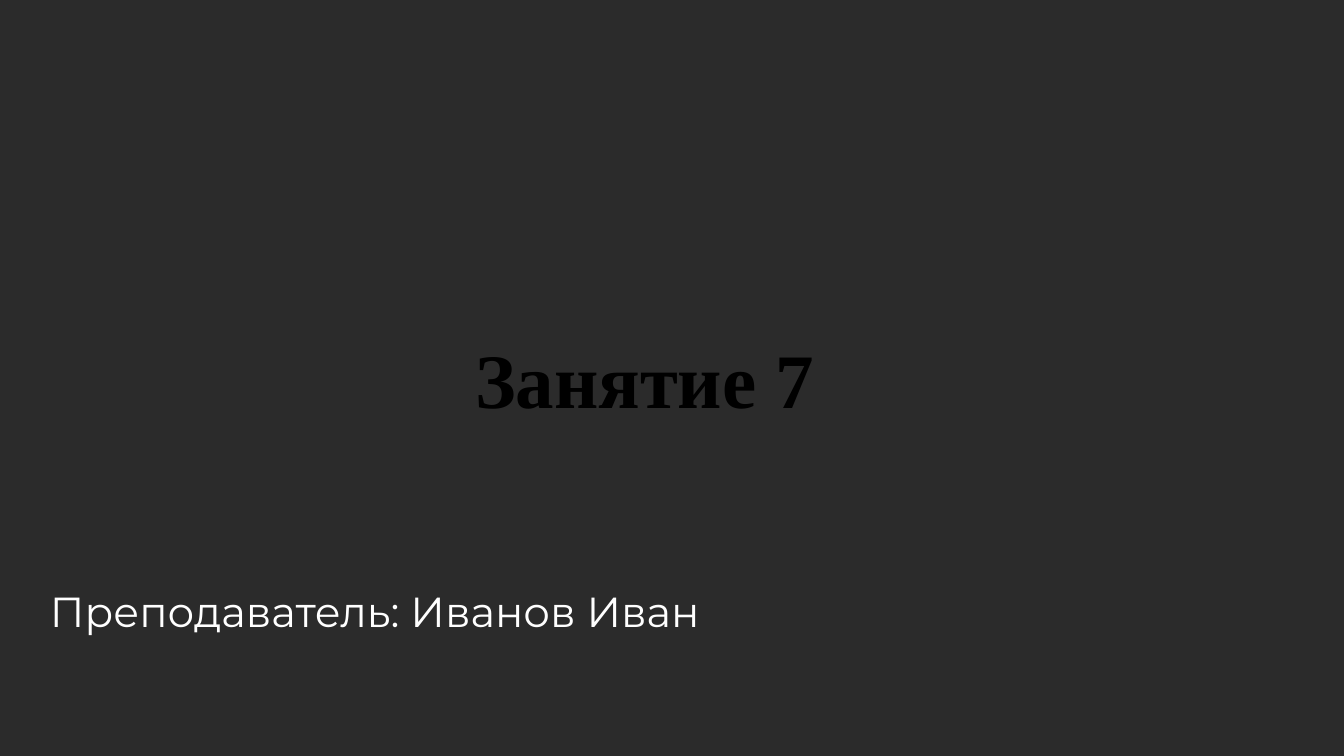
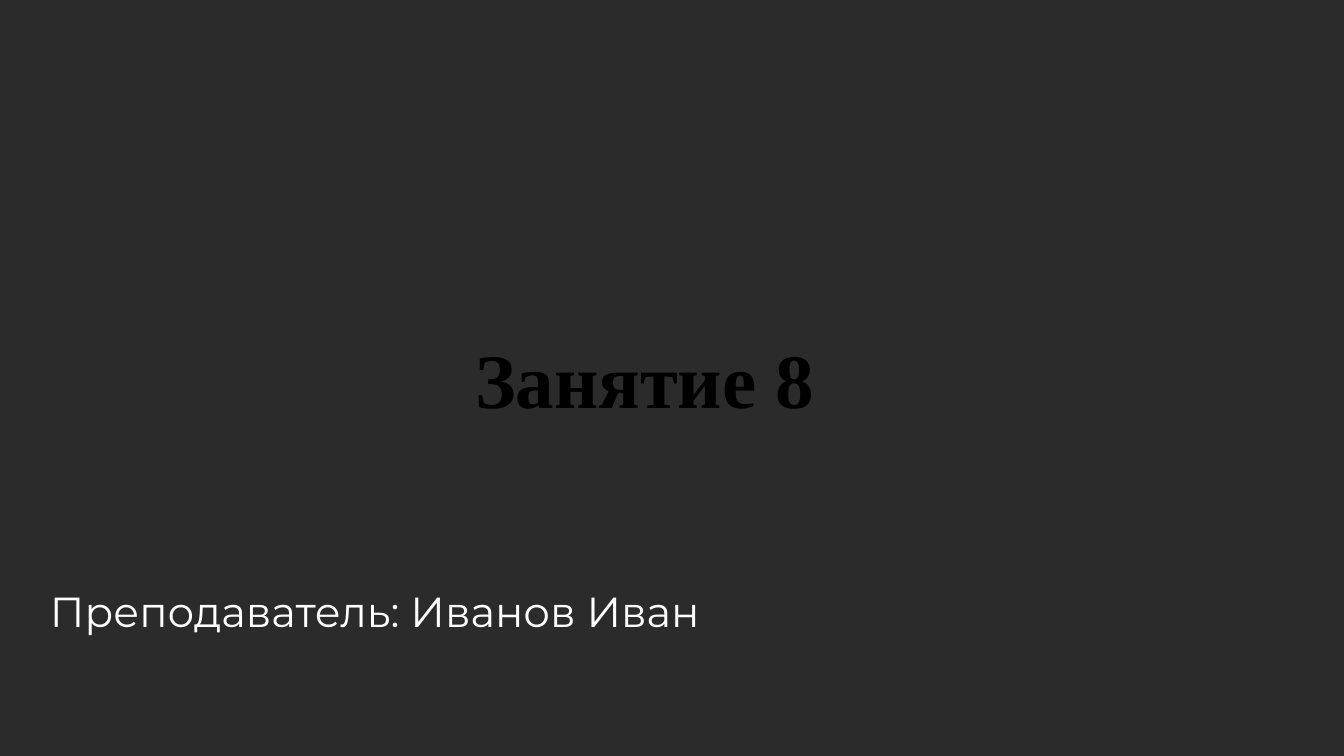
Before and after one commit to zero973/CsharpCourse, a slide deck: slide 1 of 8 занятие/Презентация.pptx. Drawn at 1344x756 pixels with LibreOffice and Linux fonts; fonts in the diff are those of the drawing; background and template pictures are left out; a plain dark background stands for a picture behind light text. Boxes give left, top, right and bottom in pixels: in the first picture for what was removed or moved away, otherwise in the second. Text is boxed around its words. In the diff, an @@ line names an element or a change of style, - is before the commit and + after.

```diff
--- a/8 занятие/Презентация.pptx
+++ b/8 занятие/Презентация.pptx
@@ text at bbox=[475, 357, 814, 408]: text changed @@
-Занятие 7
+Занятие 8
```
Also in this commit, not shown: 15 other files.
